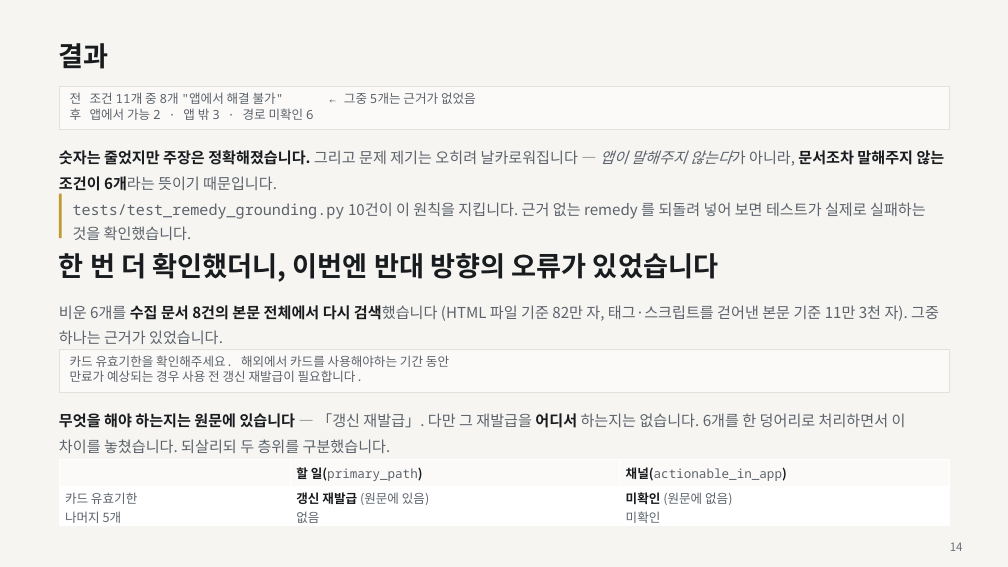
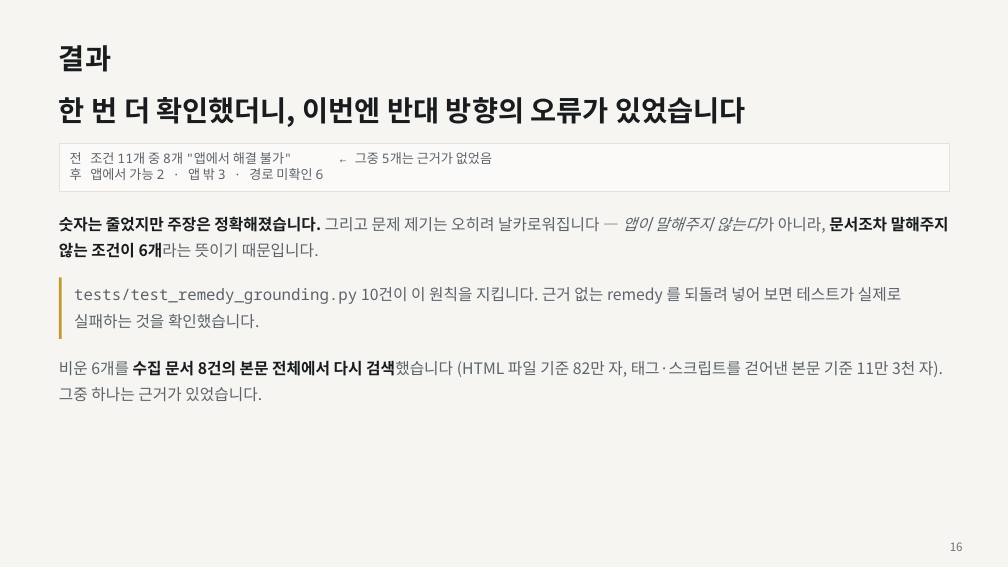
Before and after one commit to ChoHyeonChan/kb-ai-challenge-2026, a slide deck: slide 16 of docs/기술설명서.pptx (slide 14 before the commit). Drawn at 1008x567 pixels with LibreOffice and Linux fonts; fonts in the diff are those of the drawing. Boxes give left, top, right and bottom in pixels: in the first picture for what was removed or moved away, otherwise in the second. Text is boxed around its words. In the diff, an @@ line names an element or a change of style, - is before the commit and + after.

```diff
--- a/docs/기술설명서.pptx
+++ b/docs/기술설명서.pptx
@@ text "결과" at (59, 45, 111, 72): size 25.9 to 27 pt; line spacing 1 to 1.05 @@
@@ text "한 번 더 확인했더니, 이번엔 ..." at (59, 97, 745, 127): size 25.9 to 27 pt; line spacing 1 to 1.05 @@
@@ text "한 번 더 확인했더니, 이번엔 ...": place and size @@
-text "한 번 더 확인했더니, 이번엔 ..." at (59, 253, 718, 282)
+text "한 번 더 확인했더니, 이번엔 ..." at (59, 97, 745, 127)
@@ rectangle "전 조건 11개 중 8개 ...": place and size @@
-rectangle "전 조건 11개 중 8개 ..." at (59, 86, 949, 129)
+rectangle "전 조건 11개 중 8개 ..." at (59, 144, 949, 192)
@@ rectangle "전 조건 11개 중 8개 ..." at (59, 144, 949, 192): size 12 to 12.5 pt @@
@@ text "숫자는 줄었지만 주장은 정확해졌습니다. 그리고 ..." at (59, 216, 949, 258): size 14.4 to 15 pt @@
@@ text "숫자는 줄었지만 주장은 정확해졌습니다. 그리고 ...": place and size @@
-text "숫자는 줄었지만 주장은 정확해졌습니다. 그리고 ..." at (59, 150, 945, 194)
+text "숫자는 줄었지만 주장은 정확해졌습니다. 그리고 ..." at (59, 216, 949, 258)
@@ rectangle: place and size @@
-rectangle at (59, 194, 62, 238)
+rectangle at (59, 278, 62, 339)
@@ text "tests/test_remedy_grounding.py 10건이 이 원칙을 지킵니다. ...": place and size @@
-text "tests/test_remedy_grounding.py 10건이 이 원칙을 지킵니다. ..." at (73, 202, 926, 240)
+text "tests/test_remedy_grounding.py 10건이 이 원칙을 지킵니다. ..." at (74, 287, 901, 328)
@@ text "tests/test_remedy_grounding.py 10건이 이 원칙을 지킵니다. ..." at (74, 287, 901, 328): size 14.4 to 15 pt; line spacing 1.35 to 1.4 @@
@@ text "비운 6개를 수집 문서 8건의 ...": place and size @@
-text "비운 6개를 수집 문서 8건의 ..." at (59, 305, 939, 344)
+text "비운 6개를 수집 문서 8건의 ..." at (59, 360, 943, 401)
@@ text "비운 6개를 수집 문서 8건의 ..." at (59, 360, 943, 401): size 14.4 to 15 pt @@
@@ rectangle removed at (59, 349, 949, 392) @@
-카드 유효기한을 확인해주세요. 해외에서 카드를 사용해야하는 기간 동안
-만료가 예상되는 경우 사용 전 갱신 재발급이 필요합니다.
@@ text removed at (59, 413, 906, 453) @@
-무엇을 해야 하는지는 원문에 있습니다 — 「갱신 재발급」. 다만 그 재발급을 어디서 하는지는 없습니다. 6개를 한 덩어리로 처리하면서 이 차이를 놓쳤습니다. 되살리되 두 층위를 구분했습니다.
@@ table removed at (59, 459, 950, 527), 3 rows, 3 columns @@
- | 할 일(primary_path) | 채널(actionable_in_app)
-카드 유효기한 | 갱신 재발급 (원문에 있음) | 미확인 (원문에 없음)
-나머지 5개 | 없음 | 미확인
@@ text at (950, 542, 963, 551): text changed @@
-14
+16
```
Also in this commit, not shown: 33 other slides changed, 3 slides added, 1 slide removed, 2 other files.
